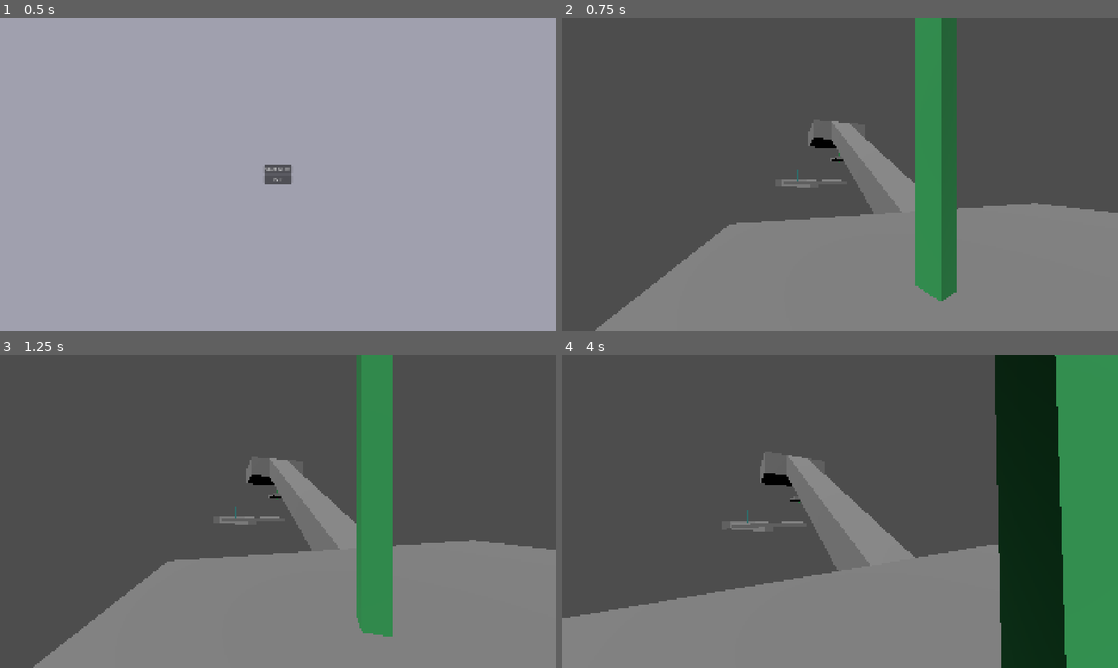
Above: before the commit, frames 1-4 (two rows, left to right).
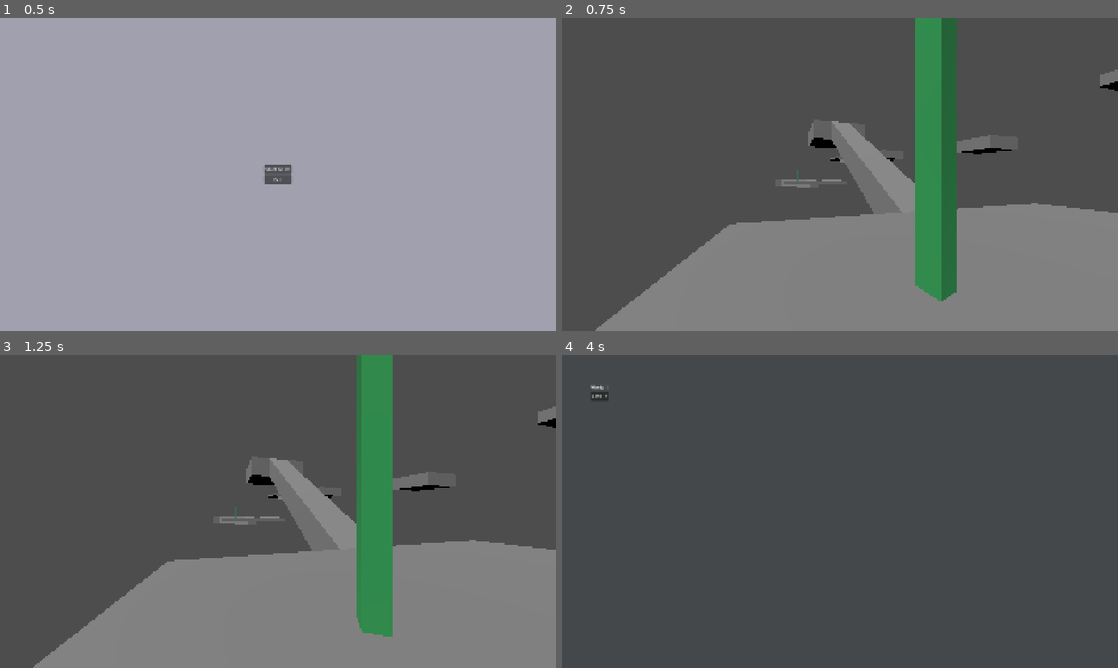
Above: after the commit, the same moments.

Repository: danitheturtle/godly-pets-delivery-service
Game: Godot game, scene res://main.tscn
Two runs of this game, one before a commit and one after it. Both use one fixed random seed, a clock stepped at 60 frames per second and the inputs below.
Inputs (mouse positions are in pixels of both pictures, inside the frame that each line leads up to):
- Up to frame 1 (0.5 s): no input
- Up to frame 2 (0.75 s): click "Start Game" at 0.5 s
- Up to frame 3 (1.25 s): no input
- Up to frame 4 (4 s): tap Enter at 1.25 s; move the mouse to (867, 511) at 1.27 s; press the mouse at (867, 511) at 1.28 s; hold W (forward) 1.28-2.03 s; tap Space (jump) at 1.52, 2.27 s; tap X (toggle_cursor) at 1.55, 2.1 s; move the mouse to (728, 527) at 2.02 s; release the mouse at (728, 527) at 2.03 s; hold S (backward) 2.03-2.75 s; tap L (level_select, bound only after the commit) at 2.3 s; click (600, 395) at 2.75 s, where only the run after the commit has a clickable "Level 1"; move the mouse to (851, 505) at 3.52 s; hold W (forward) from 3.53 s (still down); hold L (level_select, bound only after the commit) from 3.53 s (still down); click (851, 505) at 3.8 s

Frame 1 is identical in both runs. In frame 2, 0.5% of the frame differs, in the area x 48-100%, y 16-47%; in frame 3, 0.5%; in frame 4, 48%, in the area x 0-100%, y 0-100%.

Commit message:
added auto-scaling level select

Diff:
--- a/godot/game_objects/checkpoint/checkpoint.gd
+++ b/godot/game_objects/checkpoint/checkpoint.gd
@@ -17,8 +17,7 @@
         activate_checkpoint()
 
 func activate_checkpoint() -> void:
-    if State.level != parentLevel && parentLevel != null:
-        State.level = parentLevel
+    State.set_level(parentLevel)
     if State.lastCheckpoint != null:
         if State.lastCheckpoint.animationPlayer is AnimationPlayer:
             State.lastCheckpoint.animationPlayer.stop()
--- a/godot/game_objects/platform/platform.gd
+++ b/godot/game_objects/platform/platform.gd
@@ -172,8 +172,7 @@
 func on_entered_control_area(node: Node) -> void:
     if (node is Player):
         platformControlled = true
-        if State.level != parentLevel && parentLevel != null:
-            State.level = parentLevel
+        State.set_level(parentLevel)
 
 func on_exited_control_area(node: Node) -> void:
     if (node is Player):
--- a/godot/game_objects/player/player.gd
+++ b/godot/game_objects/player/player.gd
@@ -21,8 +21,7 @@
 
 func _ready() -> void:
     State.player = self
-    Input.set_mouse_mode(Input.MouseMode.MOUSE_MODE_CAPTURED)
-    mouseCaptured = true
+    capture_mouse()
 
 func _physics_process(_delta: float) -> void:
     if (cameraMoveDir.y < 0 && camera.rotation_degrees.x < 85) || (cameraMoveDir.y > 0 && camera.rotation_degrees.x > -85):
@@ -98,23 +97,24 @@
 
     # cursor capture. lets player get mouse back to interact with UI
     if (event.is_action_pressed("capture_cursor") && !mouseCaptured):
-        Input.set_mouse_mode(Input.MouseMode.MOUSE_MODE_CAPTURED)
-        mouseCaptured = true
+        capture_mouse()
         eventHandled = true
     if (event.is_action_pressed("toggle_cursor")):
         if (mouseCaptured):
-            Input.set_mouse_mode(Input.MouseMode.MOUSE_MODE_VISIBLE)
-            mouseCaptured = false
+            release_mouse()
         else:
-            Input.set_mouse_mode(Input.MouseMode.MOUSE_MODE_CAPTURED)
-            mouseCaptured = true
+            capture_mouse()
     # handle pause game
     if (event.is_action_pressed("pause_game")):
         if (mouseCaptured):
-            Input.set_mouse_mode(Input.MouseMode.MOUSE_MODE_VISIBLE)
-            mouseCaptured = false
+            release_mouse()
         eventHandled = true
         SignalBus.game_paused.emit()
+    if (event.is_action_pressed("level_select")):
+        if (mouseCaptured):
+            release_mouse()
+        eventHandled = true
+        SignalBus.level_select_opened.emit()
     # tell game event was handled and stop propagating
     if (eventHandled):
         get_tree().root.set_input_as_handled()
@@ -144,3 +144,11 @@
     # tell game event was handled and stop propagating
     if (eventHandled):
         get_tree().root.set_input_as_handled()
+
+func release_mouse() -> void:
+    Input.set_mouse_mode(Input.MouseMode.MOUSE_MODE_VISIBLE)
+    mouseCaptured = false
+
+func capture_mouse() -> void:
+    Input.set_mouse_mode(Input.MouseMode.MOUSE_MODE_CAPTURED)
+    mouseCaptured = true
--- a/godot/main.gd
+++ b/godot/main.gd
@@ -4,17 +4,18 @@
 @onready var viewport = get_tree().root
 @onready var mainMenu = $MainMenu
 @onready var pauseMenu = $PauseMenu
-
-const World1Resource = preload("res://worlds/world_1.tscn")
+@onready var levelSelectMenu = $LevelSelectMenu
 
 func _ready() -> void:
     mainMenu.start_game_pressed.connect(new_game)
-    pauseMenu.continue_game.connect(continue_game)
     pauseMenu.goto_main_menu.connect(main_menu)
     SignalBus.level_restarted.connect(restart_level)
     SignalBus.reset_to_checkpoint.connect(reset_to_checkpoint)
     SignalBus.game_exited.connect(quit_game)
-    SignalBus.game_paused.connect(pause_game)
+    SignalBus.game_unpaused.connect(continue_game)
+    SignalBus.game_paused.connect(pause_menu)
+    SignalBus.level_select_opened.connect(level_select_menu)
+    SignalBus.level_selected.connect(goto_level)
     # debug
     #new_game()
 
@@ -28,22 +29,17 @@
     if State.world != null:
         State.world.free()
     State.reinit()
-    var world1 = World1Resource.instantiate()
+    var world1 = State.worlds[1].instantiate()
     get_tree().root.add_child.call_deferred(world1)
 
 func quit_game() -> void:
     get_tree().quit()
 
-func pause_game() -> void:
-    get_tree().paused = true
-    pauseMenu.show()
-
 func continue_game() -> void:
     get_tree().paused = false
     pauseMenu.hide()
-    Input.set_mouse_mode(Input.MouseMode.MOUSE_MODE_CAPTURED)
-    if State.player is Player:
-        State.player.mouseCaptured = true
+    levelSelectMenu.hide()
+    State.player.capture_mouse()
 
 func restart_level() -> void:
     continue_game()
@@ -52,3 +48,23 @@
 func reset_to_checkpoint() -> void:
     continue_game()
     State.lastCheckpoint.reset_to_checkpoint()
+
+func pause_menu() -> void:
+    get_tree().paused = true
+    levelSelectMenu.hide()
+    pauseMenu.show()
+
+func level_select_menu() -> void:
+    get_tree().paused = true
+    pauseMenu.hide()
+    levelSelectMenu.show()
+
+func goto_level(worldNumber: int, levelNumber: int) -> void:
+    var loadedWorld = State.world
+    if worldNumber != State.world.worldNumber && State.world != null:
+        State.world.free()
+        loadedWorld = State.worlds[worldNumber].instantiate()
+        get_tree().root.add_child(loadedWorld)
+    var selectedLevel = loadedWorld.get_level(levelNumber)
+    selectedLevel.restart_level()
+    continue_game()
--- a/godot/main.tscn
+++ b/godot/main.tscn
@@ -2,6 +2,7 @@
 
 [ext_resource type="Script" uid="uid://dg2syok074vh4" path="res://main.gd" id="1_0xm2m"]
 [ext_resource type="PackedScene" uid="uid://dip6qkew0xpsc" path="res://ui/main_menu/main_menu.tscn" id="2_h2yge"]
+[ext_resource type="PackedScene" uid="uid://s8lcj8fuwufh" path="res://ui/level_select_menu/level_select_menu.tscn" id="3_1bvp3"]
 [ext_resource type="PackedScene" uid="uid://c2faun8ojgbxn" path="res://ui/pause_menu/pause_menu.tscn" id="3_h2yge"]
 
 [node name="Main" type="Node3D" unique_id=2119579566]
@@ -10,5 +11,8 @@
 
 [node name="MainMenu" parent="." unique_id=1523116074 instance=ExtResource("2_h2yge")]
 
+[node name="LevelSelectMenu" parent="." unique_id=560411588 instance=ExtResource("3_1bvp3")]
+visible = false
+
 [node name="PauseMenu" parent="." unique_id=650517184 instance=ExtResource("3_h2yge")]
 visible = false
--- a/godot/project.godot
+++ b/godot/project.godot
@@ -150,6 +150,11 @@
 "events": [Object(InputEventKey,"resource_local_to_scene":false,"resource_name":"","device":-1,"window_id":0,"alt_press …(195 unchanged characters)…
 ]
 }
+level_select={
+"deadzone": 0.2,
+"events": [Object(InputEventKey,"resource_local_to_scene":false,"resource_name":"","device":-1,"window_id":0,"alt_pressed":false,"shift_pressed":false,"ctrl_pressed":false,"meta_pressed":false,"pressed":false,"keycode":0,"physical_keycode":76,"key_label":0,"unicode":108,"location":0,"echo":false,"script":null)
+]
+}
 
 [physics]
 
--- a/godot/scripts/globals/signal_bus.gd
+++ b/godot/scripts/globals/signal_bus.gd
@@ -1,6 +1,7 @@
 extends Node
 
 @warning_ignore("unused_signal") signal game_paused
+@warning_ignore("unused_signal") signal game_unpaused
 @warning_ignore("unused_signal") signal game_exited
 
 @warning_ignore("unused_signal") signal player_interacted
@@ -8,3 +9,5 @@
 @warning_ignore("unused_signal") signal checkpoint_activated
 @warning_ignore("unused_signal") signal reset_to_checkpoint
 @warning_ignore("unused_signal") signal level_restarted
+@warning_ignore("unused_signal") signal level_select_opened
+@warning_ignore("unused_signal") signal level_selected
--- a/godot/scripts/globals/state.gd
+++ b/godot/scripts/globals/state.gd
@@ -1,10 +1,20 @@
 extends Node
 
+# constant state
+const worlds = {
+    1: preload("res://worlds/world_1.tscn"),
+    2: preload("res://worlds/world_2.tscn")
+}
+const levelCountByWorld = { 1: 2, 2: 1 }
+
+# variable state
 var player: Player = null
 var world: World = null
 var level: Level = null
 var lastCheckpoint: Checkpoint = null
 var touchedNodes: Array[Node3D] = []
+var highestWorldReached: int = 1
+var highestLevelReached: int = 1
 
 func reinit() -> void:
     player = null
@@ -12,3 +22,17 @@
     level = null
     lastCheckpoint = null
     touchedNodes = []
+    highestWorldReached = 1
+    highestLevelReached = 1
+
+func set_world(_world: World) -> void:
+    if (world != _world && _world != null):
+        world = _world
+        if highestWorldReached < world.worldNumber:
+            highestWorldReached = world.worldNumber
+
+func set_level(_level: Level) -> void:
+    if (level != _level && _level != null):
+        level = _level
+        if highestLevelReached < level.levelNumber:
+            highestLevelReached = level.levelNumber
--- a/godot/scripts/level.gd
+++ b/godot/scripts/level.gd
@@ -1,5 +1,7 @@
 extends Node
 class_name Level
+
+@export var levelNumber: int = 1
 
 @onready var levelCheckpoint = $Checkpoint
 
--- a/godot/scripts/world.gd
+++ b/godot/scripts/world.gd
@@ -1,5 +1,18 @@
 extends Node
 class_name World
 
+@export var worldNumber: int = 1
+
+var levels: Dictionary[int, Level] = {}
+
 func _ready() -> void:
-    State.world = self
+    build_levels_dict()
+    State.set_world(self)
+
+func build_levels_dict() -> void:
+    for nextChild in get_children():
+        if nextChild is Level:
+            levels.set(nextChild.levelNumber, nextChild)
+
+func get_level(levelNumber: int = 1) -> Level:
+    return levels[levelNumber]
--- /dev/null
+++ b/godot/ui/level_select_menu/level_select_menu.gd
@@ -0,0 +1,59 @@
+extends CanvasLayer
+
+@onready var levelsMenu = $MarginContainer/VBoxContainer
+
+var worldLabelRefs: Array[Label] = [null] # null padded, world count starts at 1
+var levelButtonRefsByWorld: Dictionary[int, Array] = {}
+
+func _ready() -> void:
+    SignalBus.level_select_opened.connect(on_level_select_opened)
+    init_from_metadata()
+
+func _unhandled_key_input(event: InputEvent) -> void:
+    var eventHandled = false
+    # handle pause game
+    if (visible && event.is_action_pressed("ui_close_dialog")):
+        eventHandled = true
+        SignalBus.game_unpaused.emit()
+    if (eventHandled):
+        get_tree().root.set_input_as_handled()
+
+func on_level_select_opened() -> void:
+    for nextWorldNum in range(1,State.highestWorldReached+1):
+        if !worldLabelRefs[nextWorldNum].visible:
+            worldLabelRefs[nextWorldNum].show()
+        var levelButtonCount = State.highestLevelReached+1
+        if State.highestWorldReached > nextWorldNum:
+            levelButtonCount = State.levelCountByWorld[nextWorldNum]+1
+        for nextLevelNum in range(1,levelButtonCount):
+            if levelButtonRefsByWorld[nextWorldNum][nextLevelNum].disabled:
+                levelButtonRefsByWorld[nextWorldNum][nextLevelNum].disabled = false
+                levelButtonRefsByWorld[nextWorldNum][nextLevelNum].show()
+
+func get_on_level_button_clicked(_worldNumber: int, _levelNumber: int):
+    return func (): SignalBus.level_selected.emit(_worldNumber, _levelNumber)
+
+# to avoid having to edit this menu every time a level is added (and to support mods), programatically generate
+# TODO: Custom scenes for buttons/labels to make things look fancy
+func init_from_metadata() -> void:
+    for _worldNum in range(1,State.worlds.size()+1):
+        # create new label for world and add it to levels menu. hidden by default
+        var worldLabel = Label.new()
+        worldLabel.text = "World " + str(_worldNum)
+        worldLabel.hide()
+        worldLabelRefs.append(worldLabel)
+        levelsMenu.add_child(worldLabel)
+        # create level buttons for world based on world level count
+        levelButtonRefsByWorld.set(_worldNum, [null]) # null padded, level count starts at 1
+        var levelsContainer = HFlowContainer.new()
+        for _levelNum in range(1,State.levelCountByWorld[_worldNum]+1):
+            # create new button for level and add to levels menu. disabled/hidden by default
+            var levelButton = Button.new()
+            levelButton.text = "Level " + str(_levelNum)
+            levelButton.hide()
+            levelButton.disabled = true
+            levelButtonRefsByWorld.get(_worldNum).append(levelButton)
+            # connect button to signal bus
+            levelButton.button_up.connect(get_on_level_button_clicked(_worldNum, _levelNum))
+            levelsContainer.add_child(levelButton)
+        levelsMenu.add_child(levelsContainer)
--- /dev/null
+++ b/godot/ui/level_select_menu/level_select_menu.tscn
@@ -0,0 +1,32 @@
+[gd_scene format=3 uid="uid://s8lcj8fuwufh"]
+
+[ext_resource type="Script" uid="uid://ds2lii5n3kh13" path="res://ui/level_select_menu/level_select_menu.gd" id="1_joo55"]
+
+[node name="LevelSelectMenu" type="CanvasLayer" unique_id=560411588]
+process_mode = 3
+script = ExtResource("1_joo55")
+
+[node name="BackgroundColorRect" type="ColorRect" parent="." unique_id=1309594548]
+anchors_preset = 15
+anchor_right = 1.0
+anchor_bottom = 1.0
+grow_horizontal = 2
+grow_vertical = 2
+color = Color(0.26702783, 0.28350177, 0.29398516, 1)
+
+[node name="MarginContainer" type="MarginContainer" parent="." unique_id=1585741880]
+anchors_preset = 15
+anchor_right = 1.0
+anchor_bottom = 1.0
+grow_horizontal = 2
+grow_vertical = 2
+size_flags_horizontal = 3
+size_flags_vertical = 3
+theme_override_constants/margin_left = 100
+theme_override_constants/margin_top = 100
+theme_override_constants/margin_right = 100
+theme_override_constants/margin_bottom = 100
+
+[node name="VBoxContainer" type="VBoxContainer" parent="MarginContainer" unique_id=987940907]
+layout_mode = 2
+size_flags_horizontal = 3
--- a/godot/ui/pause_menu/pause_menu.gd
+++ b/godot/ui/pause_menu/pause_menu.gd
@@ -1,13 +1,12 @@
 extends CanvasLayer
 class_name PauseMenu
 
-signal continue_game
 signal goto_main_menu
 
 @onready var continueButton = $CenterContainer/VBoxContainer/ContinueButton
 @onready var restartLevelButton = $CenterContainer/VBoxContainer/RestartLevelButton
 @onready var resetToCheckpoint = $CenterContainer/VBoxContainer/ResetToCheckpointButton
-#@onready var levelSelectButton = $CenterContainer/VBoxContainer/LevelSelectButton
+@onready var levelSelectButton = $CenterContainer/VBoxContainer/LevelSelectButton
 #@onready var settingsButton = $CenterContainer/VBoxContainer/SettingsButton
 @onready var mainMenuButton = $CenterContainer/VBoxContainer/MainMenuButton
 @onready var quitButton = $CenterContainer/VBoxContainer/QuitButton
@@ -16,18 +15,20 @@
     continueButton.button_up.connect(on_continue_pressed)
     restartLevelButton.button_up.connect(on_restart_level)
     resetToCheckpoint.button_up.connect(on_reset_to_checkpoint_pressed)
+    levelSelectButton.button_up.connect(on_level_select_pressed)
     mainMenuButton.button_up.connect(on_main_menu_pressed)
     quitButton.button_up.connect(on_quit_pressed)
 
-func handle_key_input(event: InputEvent ) -> void:
+func _unhandled_key_input(event: InputEvent) -> void:
     var eventHandled = false
-    if (event.is_action_pressed("ui_close_dialog")):
-        continue_game.emit()
+    if (visible && event.is_action_pressed("ui_close_dialog")):
+        SignalBus.game_unpaused.emit()
+        eventHandled = true
     if (eventHandled):
         get_tree().root.set_input_as_handled()
 
 func on_continue_pressed() -> void:
-    continue_game.emit()
+    SignalBus.game_unpaused.emit()
 
 func on_restart_level() -> void:
     SignalBus.level_restarted.emit()
@@ -35,6 +36,9 @@
 func on_reset_to_checkpoint_pressed() -> void:
     SignalBus.reset_to_checkpoint.emit()
 
+func on_level_select_pressed() -> void:
+    SignalBus.level_select_opened.emit()
+
 func on_main_menu_pressed() -> void:
     goto_main_menu.emit()
 
--- a/godot/ui/pause_menu/pause_menu.tscn
+++ b/godot/ui/pause_menu/pause_menu.tscn
@@ -38,7 +38,6 @@
 
 [node name="LevelSelectButton" type="Button" parent="CenterContainer/VBoxContainer" unique_id=1375777470]
 layout_mode = 2
-disabled = true
 text = "Level Select"
 
 [node name="SettingsButton" type="Button" parent="CenterContainer/VBoxContainer" unique_id=1660507431]
--- a/godot/worlds/world_1.tscn
+++ b/godot/worlds/world_1.tscn
@@ -5,6 +5,8 @@
 [ext_resource type="PackedScene" uid="uid://ch2wrgrciwb6i" path="res://game_objects/checkpoint/sub_checkpoint.tscn" id="4_baolv"]
 [ext_resource type="PackedScene" uid="uid://ck2nk1xw7ihca" path="res://game_objects/platform/square_platform.tscn" id="4_fwsfs"]
 [ext_resource type="Script" uid="uid://bn4n5sbcei8x4" path="res://scripts/level.gd" id="5_0p53a"]
+[ext_resource type="Script" uid="uid://b6r0nkerqmy6f" path="res://game_objects/platform/platform.gd" id="5_a02j0"]
+[ext_resource type="Script" uid="uid://uj5of8tsma8f" path="res://game_objects/stairs/stairs.gd" id="6_s2u2n"]
 [ext_resource type="PackedScene" uid="uid://cyksofbl60ciy" path="res://game_objects/checkpoint/checkpoint.tscn" id="6_wkq5h"]
 
 [sub_resource type="BoxShape3D" id="BoxShape3D_fwsfs"]
@@ -46,9 +48,22 @@
 transform = Transform3D(4.371139e-08, 1, 8.742278e-08, 1, -4.371139e-08, 0, 3.821371e-15, 8.742278e-08, -1, -5.6250043, -11.25, -42.75)
 
 [node name="1SubCheckpoint" parent="Level1" parent_id_path=PackedInt32Array(2012754574) index="6" unique_id=1607201582 instance=ExtResource("4_baolv")]
-transform = Transform3D(1, 0, 0, 0, 1, 0, 0, 0, 1, 20.18628, 1.4962841, -52.732258)
+transform = Transform3D(1, 0, 0, 0, 1, 0, 0, 0, 1, 20.18628, 1.5286262, -52.732258)
 
-[node name="Static" type="Node3D" parent="Level1" parent_id_path=PackedInt32Array(2012754574) index="7" unique_id=695133757]
+[node name="2Platform" type="AnimatableBody3D" parent="Level1" parent_id_path=PackedInt32Array(2012754574) index="7" unique_id=335041071 groups=["resetable"] instance=ExtResource("4_fwsfs")]
+transform = Transform3D(1, 0, 0, 0, 1, 0, 0, 0, 1, 28.499992, 0, -28.499998)
+script = ExtResource("5_a02j0")
+
+[node name="2Staircase" type="AnimatableBody3D" parent="Level1" parent_id_path=PackedInt32Array(2012754574) index="8" unique_id=502114236 groups=["resetable"] instance=ExtResource("2_38vaf")]
+transform = Transform3D(-4.371139e-08, -1, 0, 1, -4.371139e-08, 0, 0, 0, 1, 22.874992, 0, -42.75)
+sync_to_physics = false
+script = ExtResource("6_s2u2n")
+
+[node name="2Platform1" type="AnimatableBody3D" parent="Level1" parent_id_path=PackedInt32Array(2012754574) index="9" unique_id=140938546 groups=["resetable"] instance=ExtResource("4_fwsfs")]
+transform = Transform3D(1, 0, 0, 0, 1, 0, 0, 0, 1, 39.74999, 0, 3.8146973e-06)
+script = ExtResource("5_a02j0")
+
+[node name="Static" type="Node3D" parent="Level1" parent_id_path=PackedInt32Array(2012754574) index="10" unique_id=695133757]
 
 [node name="StaticBody3D" type="StaticBody3D" parent="Level1/Static" index="0" unique_id=1363727340]
 transform = Transform3D(1, 0, 0, 0, 1, 0, 0, 0, 1, 0, -10.227724, 29.443853)
@@ -75,10 +90,22 @@
 shape = SubResource("BoxShape3D_wkq5h")
 
 [node name="MeshInstance3D" type="MeshInstance3D" parent="Level1/Static/StaticBody3D3" index="1" unique_id=942381116]
+transform = Transform3D(1, 0, 0, 0, 1, 0, 0, 0, 1, 0, 0.014362812, 0)
 mesh = SubResource("BoxMesh_a02j0")
+
+[node name="StaticBody3D4" type="StaticBody3D" parent="Level1/Static" index="3" unique_id=1685891372]
+transform = Transform3D(1, 0, 0, 0, 1, 0, 0, 0, 1, 29.578827, 1.0013065, 29.494205)
+
+[node name="CollisionShape3D" type="CollisionShape3D" parent="Level1/Static/StaticBody3D4" index="0" unique_id=1777088797]
+shape = SubResource("BoxShape3D_fwsfs")
+
+[node name="MeshInstance3D" type="MeshInstance3D" parent="Level1/Static/StaticBody3D4" index="1" unique_id=1524329656]
+mesh = SubResource("BoxMesh_0p53a")
 
 [node name="Level2" type="Node3D" parent="." index="3" unique_id=1292469914]
 transform = Transform3D(1, 0, 0, 0, 1, 0, 0, 0, 1, 19.717491, 0, -69.56859)
 script = ExtResource("5_0p53a")
+levelNumber = 2
 
 [node name="Checkpoint" parent="Level2" index="0" unique_id=2066935558 instance=ExtResource("6_wkq5h")]
+transform = Transform3D(1, 0, 0, 0, 1, 0, 0, 0, 1, 2.8567715, 1.5126481, 101.22708)
--- /dev/null
+++ b/godot/worlds/world_2.tscn
@@ -0,0 +1,6 @@
+[gd_scene format=3 uid="uid://dj3k3g1upt56r"]
+
+[ext_resource type="PackedScene" uid="uid://cv8kat48ol8pp" path="res://worlds/base_world.tscn" id="1_d1a7n"]
+
+[node name="World2" unique_id=206715187 instance=ExtResource("1_d1a7n")]
+worldNumber = 2
Not shown, added: godot/ui/level_select_menu/level_select_menu.gd.uid
Not shown, changed: gpds_obsidian/.obsidian/workspace.json
Not shown, added: gpds_obsidian/Mechanics Implemented/Checkpoints & Reset.md
Not shown, removed: gpds_obsidian/Mechanics Implemented/Reset level.md
Not shown, added: gpds_obsidian/Mechanics/Buttons on platforms.md
Not shown, added: gpds_obsidian/Mechanics/Toggle pet following you.md
Not shown, added: gpds_obsidian/Pets/Chonky duck. Swims between plats, glides down.md
Not shown, added: gpds_obsidian/Pets/Pet that can teleport to the player.md
Not shown, changed: gpds_obsidian/Todo/Iterate player controller.md
Not shown, added: gpds_obsidian/Todo/Menuing & Actions with controller.md
